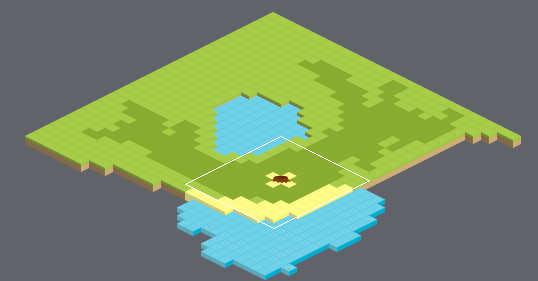
Tiled map: IsometricAnts/src/main/resources/map/mapBig.tmx. Above: a wide view before the commit, with the close-up outlined.
Close-up. Before:
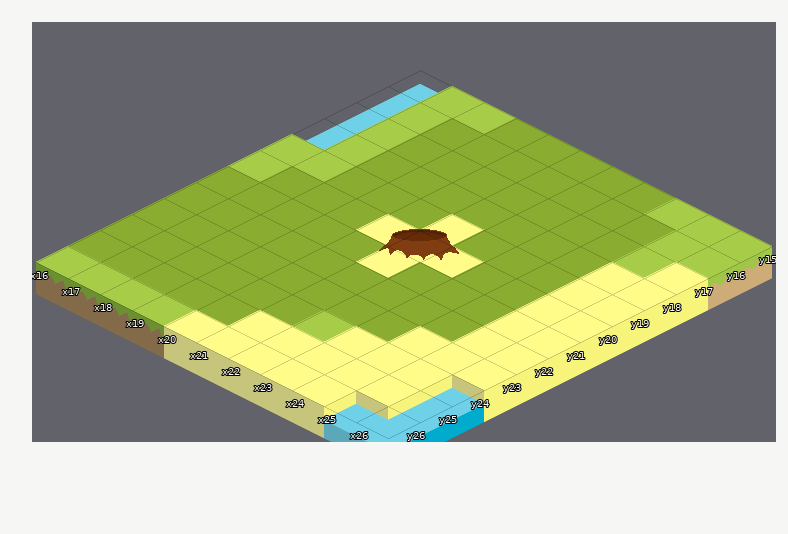
Cells are 128x64 px. Isometric: x runs down to the right, y down to the left. Shown: x 16..26, y 15..26.
After the commit:
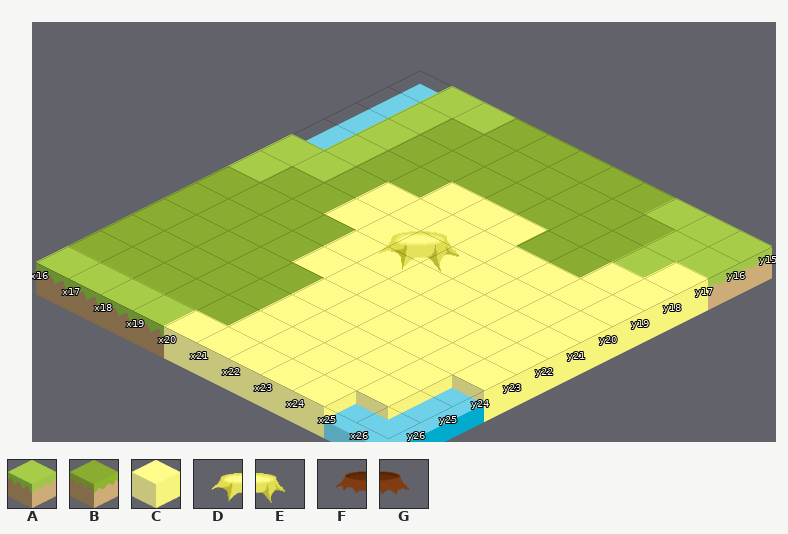
Key: from "grid128": A 1, B 2, C 3, D 20, E 21, F 30, G 31.
_ is an empty cell.
From old to new:
Layer "layer1":
The edit turns tile A into tile C in row 24 at x 22.
The edit turns tile B into tile C in row 18 at x 20 to 22; in row 19 at x 19 to 20 and 22 to 24; in row 20 at x 19 and 23 to 24; in row 21 at x 20 and 22 to 24; in row 22 at x 20 to 24; in row 23 at x 21 to 23.
The edit turns tile B into tile C in row 24 at x 21.
Layer "layer2":
The edit turns tile F into tile D in row 20 at x 20.
The edit turns tile G into tile E in row 19 at x 21.
Where, in picture pixels (left, top, right, bottom), the same in both close-ups:
changed: (260, 182, 580, 342)
